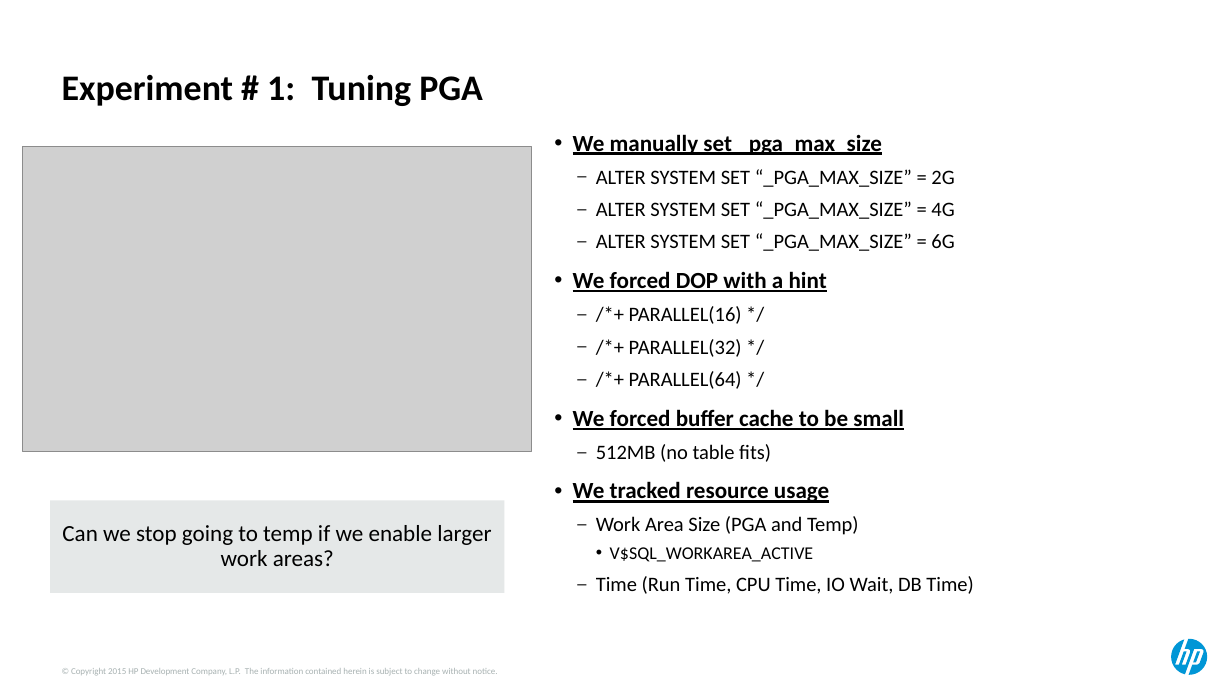
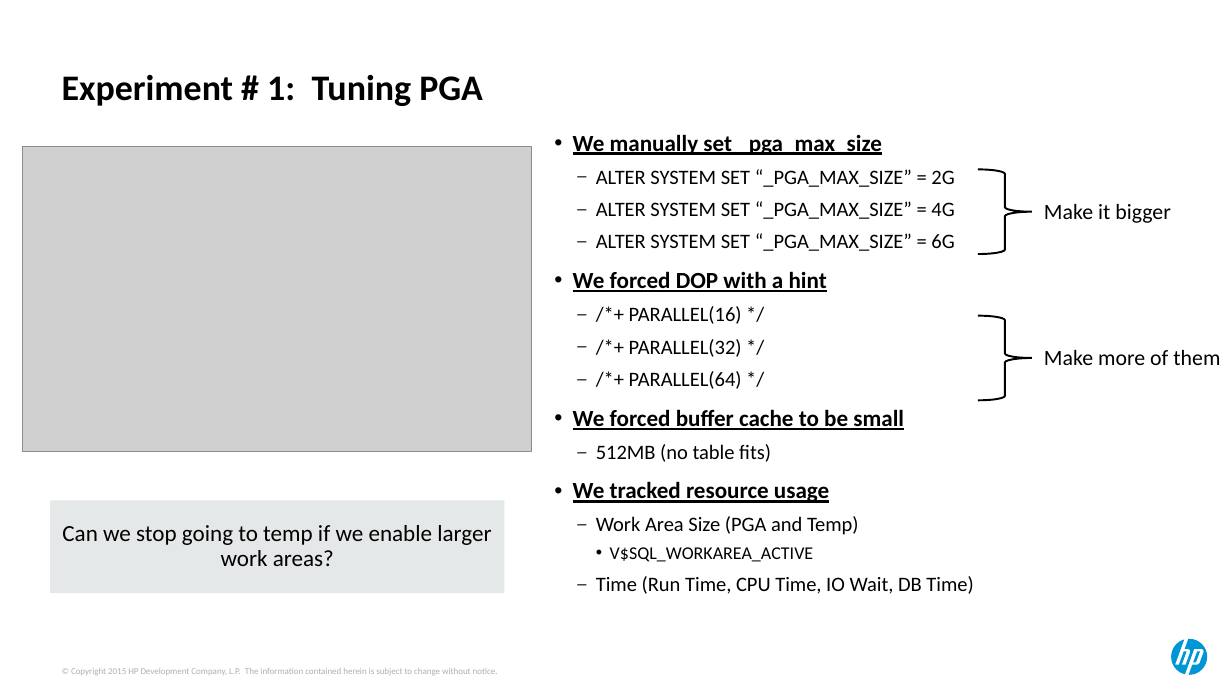
Before and after one commit to ndesilets/Group-13-HP-Big-Data-Analytics, a slide deck: slide 10 of Power Point Files/hotsos_2017 (combined).pptx (slide 11 before the commit). Drawn at 1232x693 pixels with LibreOffice and Linux fonts; fonts in the diff are those of the drawing; grey boxes stand for pictures. Boxes give left, top, right and bottom in pixels: in the first picture for what was removed or moved away, otherwise in the second. Text is boxed around its words. In the diff, an @@ line names an element or a change of style, - is before the commit and + after.

```diff
--- a/Power Point Files/hotsos_2017 (combined).pptx
+++ b/Power Point Files/hotsos_2017 (combined).pptx
@@ right brace added at [978, 169, 1031, 254], outline #000000 1.5 pt @@
@@ text added at [1044, 204, 1171, 223], 17 pt, text #000000 @@
+Make it bigger
@@ right brace added at [978, 316, 1031, 401], outline #000000 1.5 pt @@
@@ text added at [1044, 350, 1220, 365], 17 pt, text #000000 @@
+Make more of them
```
Also in this commit, not shown: 14 other slides changed, 1 slide added, 1 slide removed.
